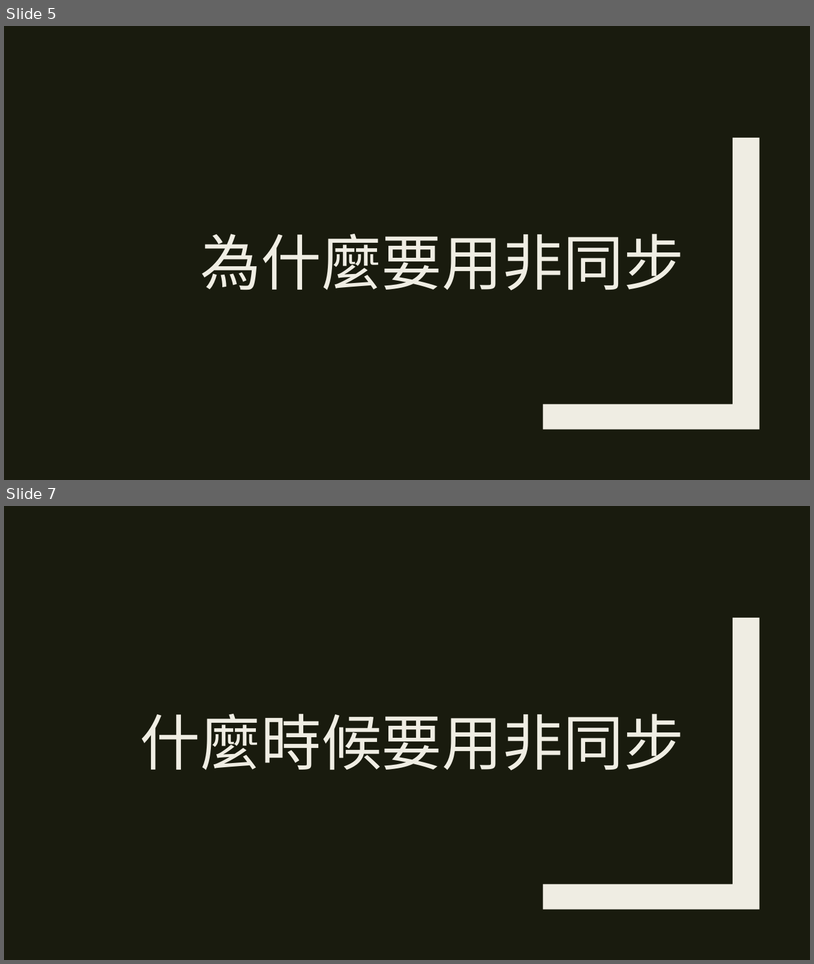
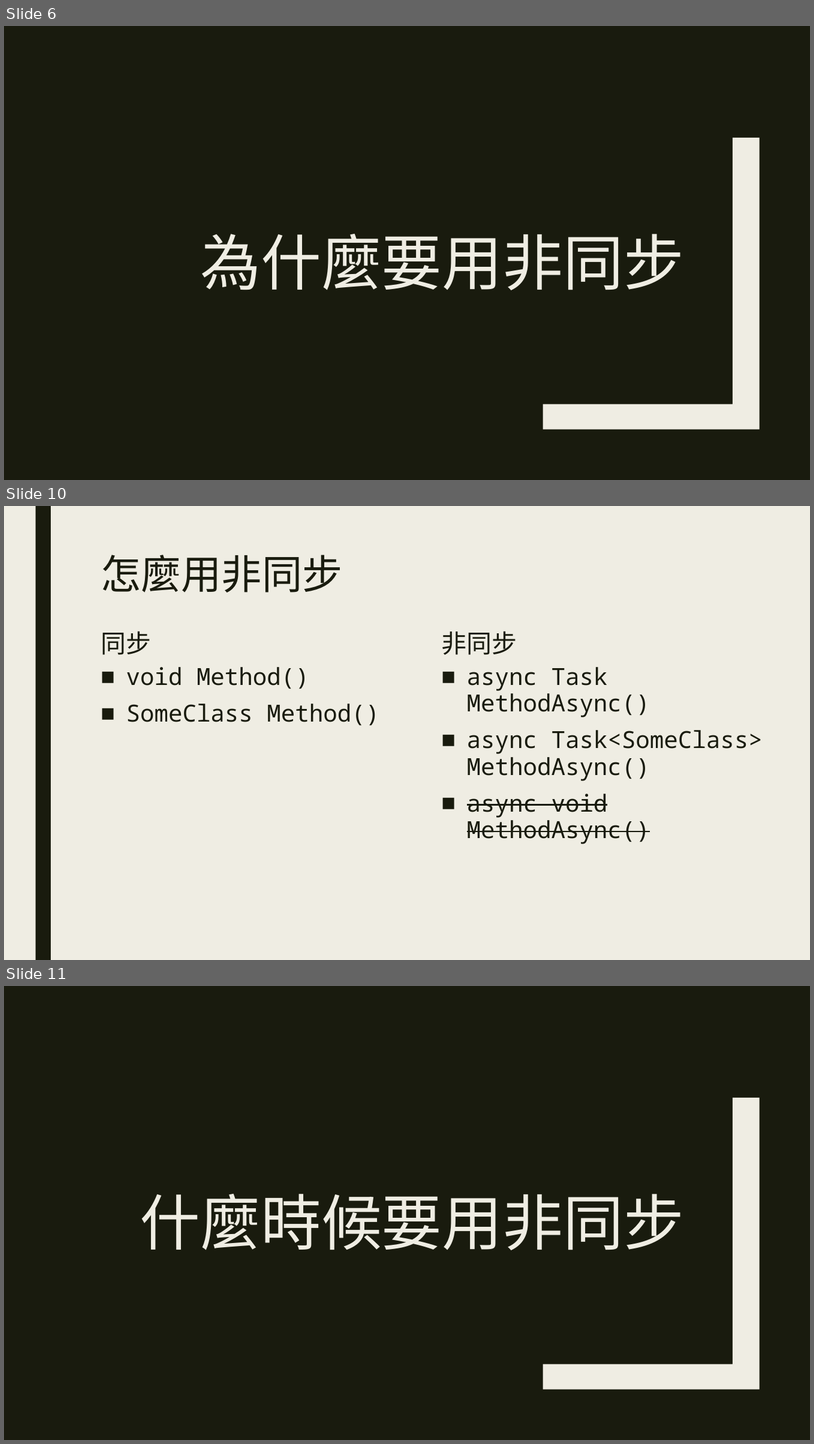
Before and after one commit to ryans610/.NET-Async-Basic, a slide deck: .NET非同步入門.pptx. Shown one above the other, each under a label of ours: slides 5 and 7 before the commit, slides 6, 10 and 11 after it; the slides between them are not shown. The pictures are 814x964 and 814x1444 pixels, drawn with LibreOffice and Linux fonts; fonts in the diff are those of the drawing. Boxes give left, top, right and bottom in pixels: in the first picture for what was removed or moved away, otherwise in the second. Text is boxed around its words. In the diff, an @@ line names an element or a change of style, - is before the commit and + after.

```diff
--- a/.NET非同步入門.pptx
+++ b/.NET非同步入門.pptx
@@ slide 10 added at <box>4,506,810,960</box>, background #EFEDE3 @@
@@ rectangle added at <box>35,506,51,960</box>, fill #191B0E @@
@@ title added at <box>101,555,342,592</box>, 48 pt, text #191B0E @@
+怎麼用非同步
@@ text added at <box>101,631,151,655</box>, 30 pt, text #191B0E @@
+同步
@@ text added at <box>441,631,517,655</box>, 30 pt, text #191B0E @@
+非同步
@@ text added at <box>126,667,380,726</box>, 28 pt, text #191B0E @@
+■ void Method()
+■ SomeClass Method()
@@ text added at <box>467,667,763,844</box>, 28 pt, text #191B0E @@
+■ async Task MethodAsync()
+■ async Task<SomeClass> MethodAsync()
+■ async void MethodAsync()
@@ what was slide 5 is now slide 6 @@
@@ what was slide 7 is now slide 11 @@
```
Also in this commit, not shown: 5 slides changed, 13 other slides added, 2 slides removed, 4 other files.
